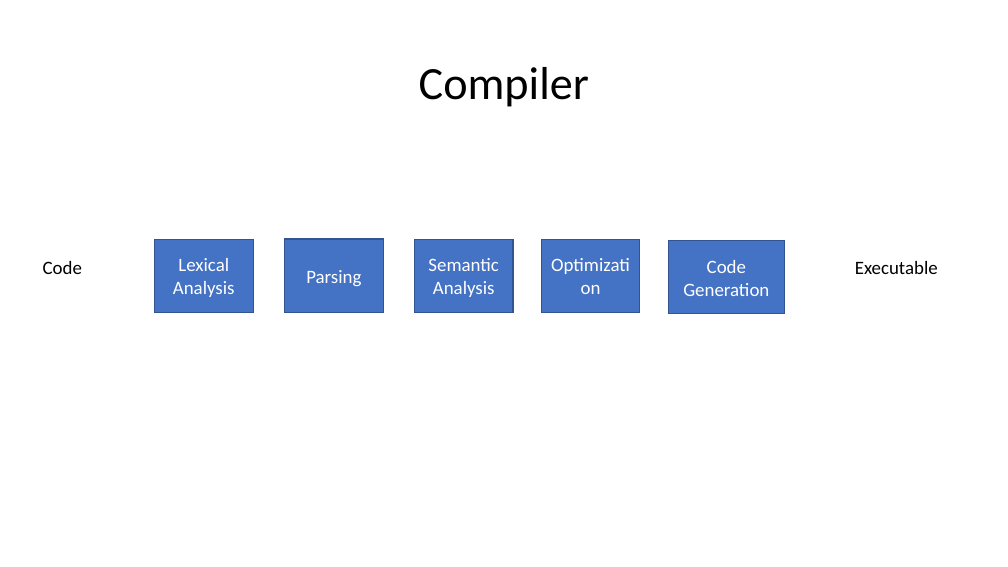
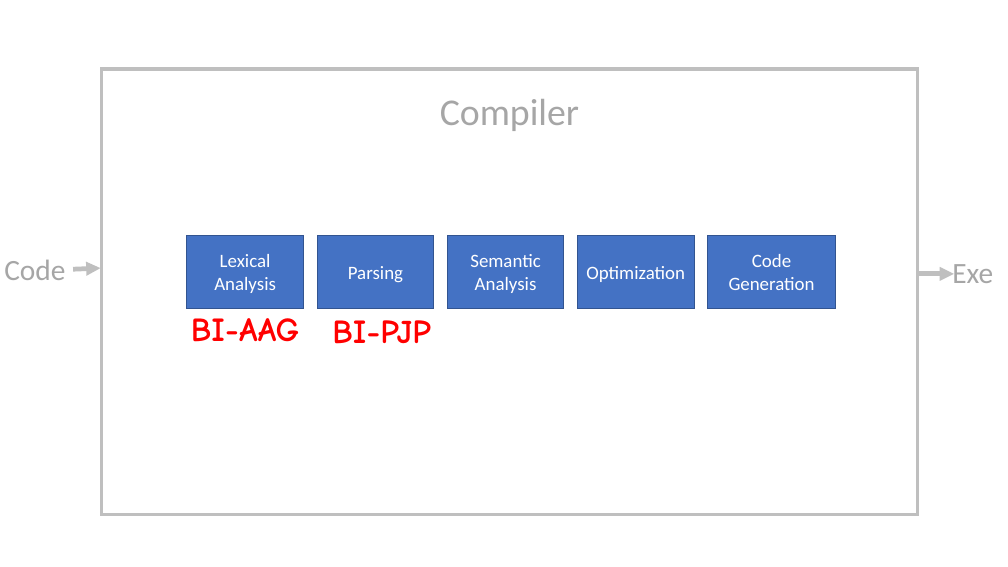
Before and after one commit to ganoliz/NI-GEN, a slide deck: slide 28 of media/NI-GEN-1.pptx (slide 27 before the commit). Drawn at 1008x567 pixels with LibreOffice and Linux fonts; fonts in the diff are those of the drawing. Boxes give left, top, right and bottom in pixels: in the first picture for what was removed or moved away, otherwise in the second. Text is boxed around its words. In the diff, an @@ line names an element or a change of style, - is before the commit and + after.

Commit message:
Lecture 1

```diff
--- a/media/NI-GEN-1.pptx
+++ b/media/NI-GEN-1.pptx
@@ rectangle "Compiler": place and size @@
-rectangle "Compiler" at [419,67,589,107]
+rectangle "Compiler" at [101,69,918,514]
@@ rectangle "Compiler" at [101,69,918,514]: size 44 to 36 pt, text colour #000000 to #A6A6A6; line spacing 0.9 to 1; fill none to #FFFFFF; outline none to #BFBFBF 3 pt @@
@@ rectangle "Lexical Analysis": place and size @@
-rectangle "Lexical Analysis" at [154,239,253,312]
+rectangle "Lexical Analysis" at [187,235,303,309]
@@ rectangle "Parsing": place and size @@
-rectangle "Parsing" at [284,239,383,312]
+rectangle "Parsing" at [318,235,434,309]
@@ rectangle "Semantic Analysis": place and size @@
-rectangle "Semantic Analysis" at [414,239,513,312]
+rectangle "Semantic Analysis" at [448,235,564,309]
@@ rectangle "Optimization": place and size @@
-rectangle "Optimization" at [541,239,640,312]
+rectangle "Optimization" at [578,235,694,309]
@@ rectangle "Code Generation": place and size @@
-rectangle "Code Generation" at [668,240,785,314]
+rectangle "Code Generation" at [708,235,836,309]
@@ text "Code": place and size @@
-text "Code" at [43,261,82,274]
+text "Code" at [4,260,65,280]
@@ text "Code" at [4,260,65,280]: size 18 to 28 pt, text colour #000000 to #A6A6A6 @@
@@ arrow added from (73, 269) to (101, 268), #BFBFBF 4.5 pt @@
@@ text removed at [855,261,938,274] @@
-Executable
@@ text added at [952,264,993,283], 28 pt, text #A6A6A6 @@
+Exe
@@ arrow added from (918, 274) to (954, 274), #BFBFBF 4.5 pt @@
@@ text added at [191,318,299,342], 32 pt, text #FF0000, bold @@
+BI-AAG
@@ text added at [332,320,431,344], 32 pt, text #FF0000, bold @@
+BI-PJP
```
Also in this commit, not shown: 3 other slides changed, 50 slides added, 5 slides removed, 3 other files.
